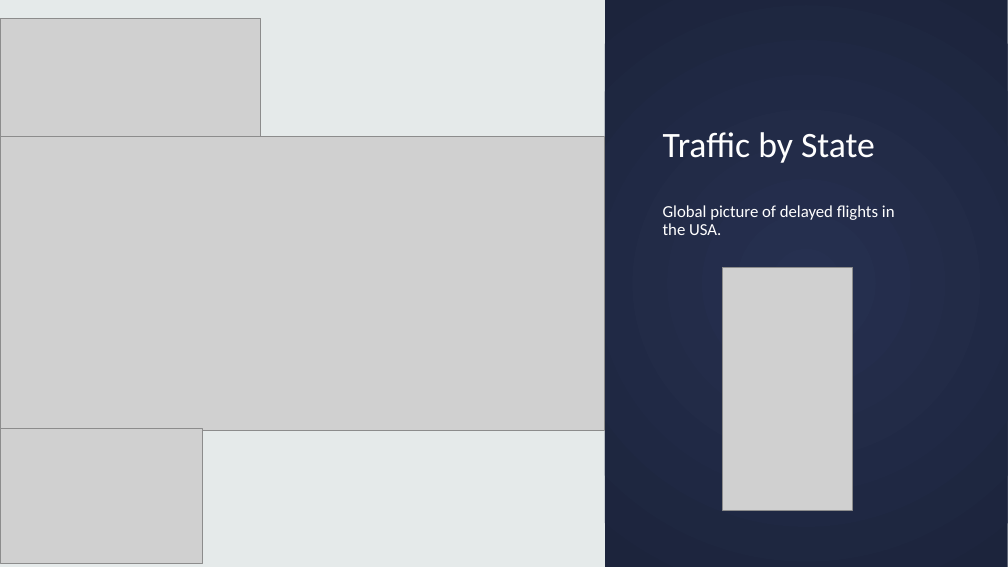
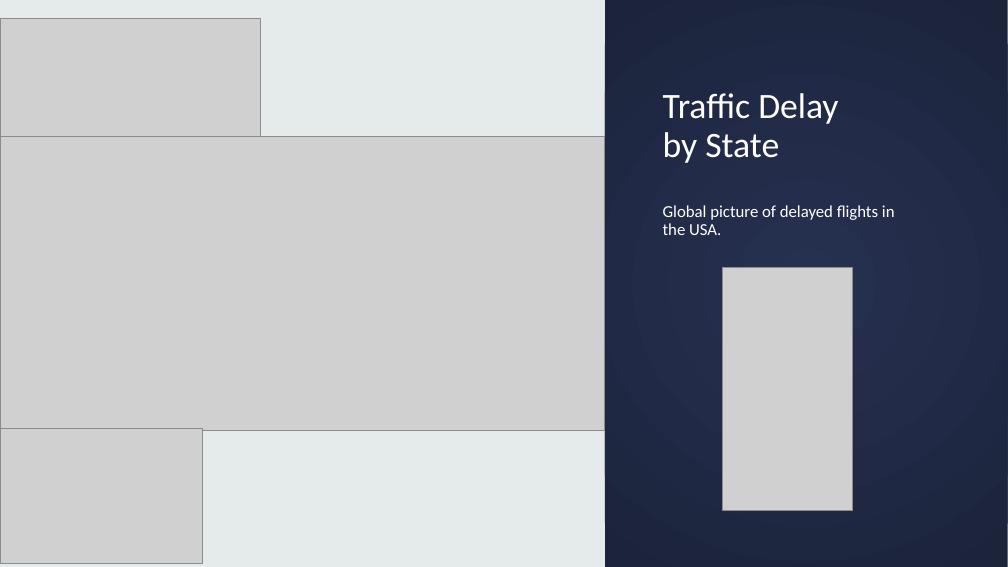
Before and after one commit to JohnathanJack/Predicting-Flight-Delays, a slide deck: slide 6 of Flight_delay.pptx. Drawn at 1008x567 pixels with LibreOffice and Linux fonts; fonts in the diff are those of the drawing; grey boxes stand for pictures. Boxes give left, top, right and bottom in pixels: in the first picture for what was removed or moved away, otherwise in the second. Text is boxed around its words. In the diff, an @@ line names an element or a change of style, - is before the commit and + after.

Commit message:
minor ppt edit

```diff
--- a/Flight_delay.pptx
+++ b/Flight_delay.pptx
@@ title at <box>663,93,838,163</box>: text changed @@
-Traffic by State
+Traffic Delay
+by State
```
Also in this commit, not shown: 1 other slide changed.
